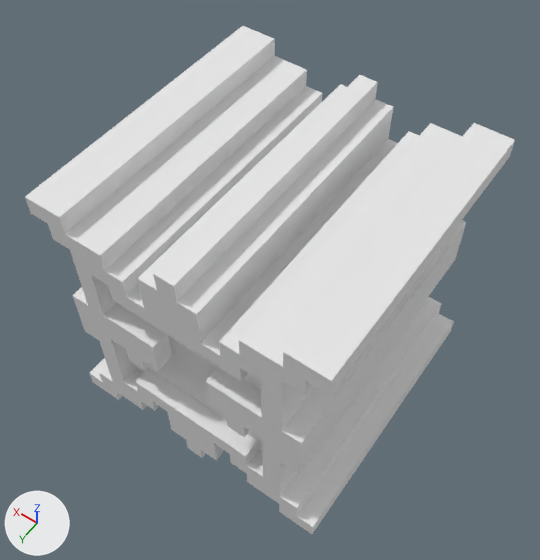
What one commit did to the OBJ model IGA Project TeamA/Assets/Assets/enemy02.obj.
The view is the same before and after, from a 50 mm lens placed at (-13.4, 19.3, 37.2), pointed at (0.2, 0.3, 7.4). Every picture has the same lights, and +X, +Y and +Z are marked at lower left. Where no turn or scale is listed for an object, it has been applied to the vertices. Vertices at the same position are counted once.

Names of what the first picture shows: 'enemy02'.
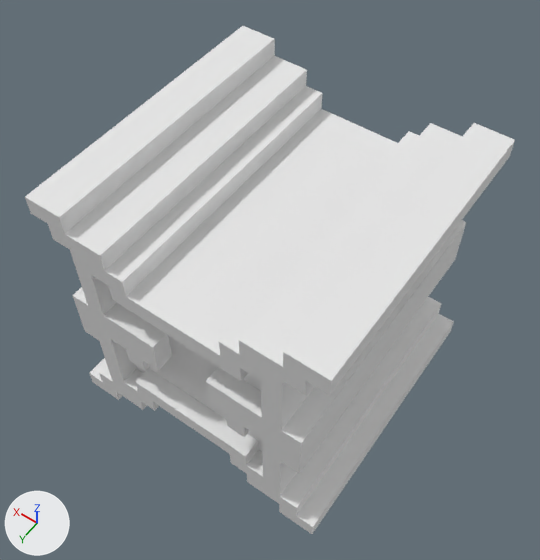
Location of each change, (x1, y1, x2, y2) in pixels of the pictures (540 x 560 px):
```json
{"part": 1, "of": "me_enemy02", "change": "cut back", "before": [155, 403, 244, 460], "after": [155, 403, 244, 456]}
{"part": 2, "of": "me_enemy02", "change": "cut back", "before": [126, 75, 398, 380], "after": [126, 109, 398, 380]}
```

Scene script edits in JSON lines:
```json
{"block": "me_enemy02", "where": "# used by ob_enemy02; location = (0.0, 0.0, 0.0)"}
{"op": "remove", "block": "me_enemy02", "code": "me_enemy02.from_pydata(...)  # 280 vertices, 556 faces; spans x -7.5..7.5, y -7.5..7.5, z 0.0..15.0"}
{"op": "add", "block": "me_enemy02", "code": "me_enemy02.from_pydata(...)  # 240 vertices, 476 faces; spans x -7.5..7.5, y -7.5..7.5, z 0.0..15.0"}
{"block": "me_enemy02", "change": "me_enemy02 part 1"}
{"block": "me_enemy02", "change": "20 vertices are removed from x -1.5..1.5, y -7.5..7.5, z 0.0..3.0"}
{"block": "me_enemy02", "change": "44 faces are deleted"}
{"block": "me_enemy02", "change": "4 new faces join them"}
{"block": "me_enemy02", "change": "me_enemy02 part 2"}
{"block": "me_enemy02", "change": "20 vertices are removed from x -1.5..1.5, y -7.5..7.5, z 12.0..15.0"}
{"block": "me_enemy02", "change": "44 faces are deleted"}
{"block": "me_enemy02", "change": "4 new faces join them"}
```
